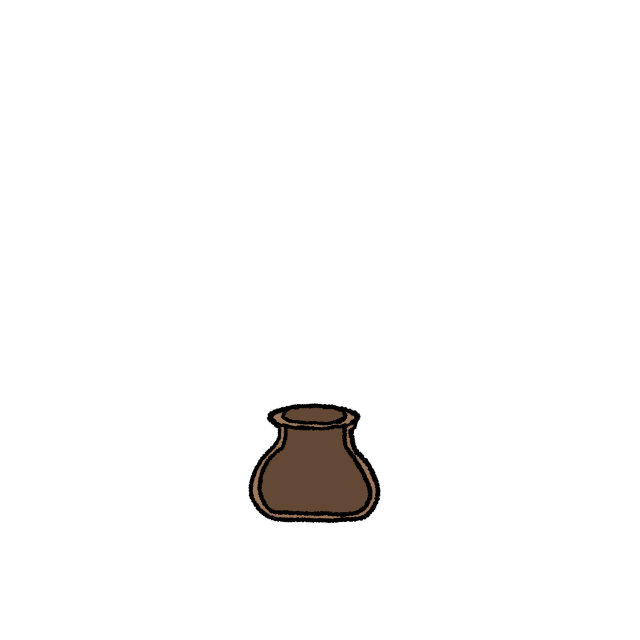
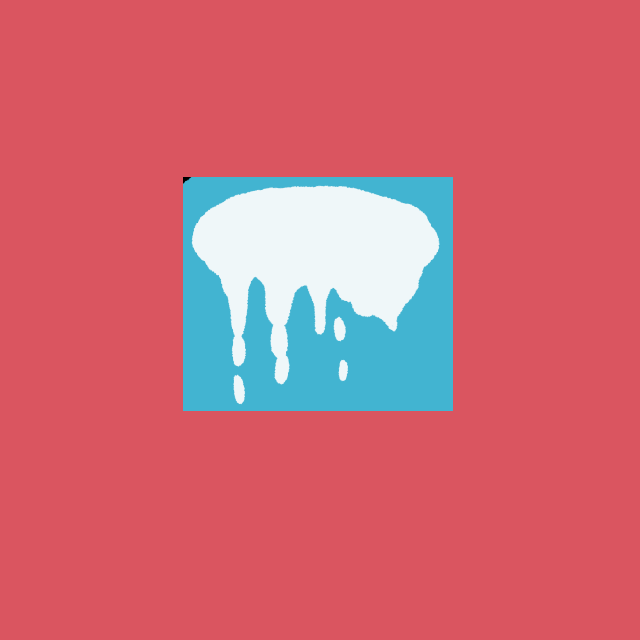
Layer changes from the first 640×640 image to the second:
hid group "LilPot" (6 layers) over [128, 320, 448, 640]
added group "Overflow" with 7 layers above "Pot" over [0, 0, 640, 640]
added layer "Paint Layer 18" in group "Overflow" over [128, 128, 256, 192]
added layer "Paint Layer 16" in group "Overflow" over [128, 64, 512, 576]
added layer "Paint Layer 15" in group "Overflow" over [128, 128, 512, 512]
added layer "Paint Layer 14" in group "Overflow" over [128, 128, 512, 512]
added layer "Paint Layer 13" in group "Overflow" over [128, 128, 512, 512]
added layer "Paint Layer 12" in group "Overflow" over [128, 128, 512, 512]
added layer "Paint Layer 17" in group "Overflow" over [0, 0, 640, 640]
painted on "Background" over [0, 0, 640, 640]
